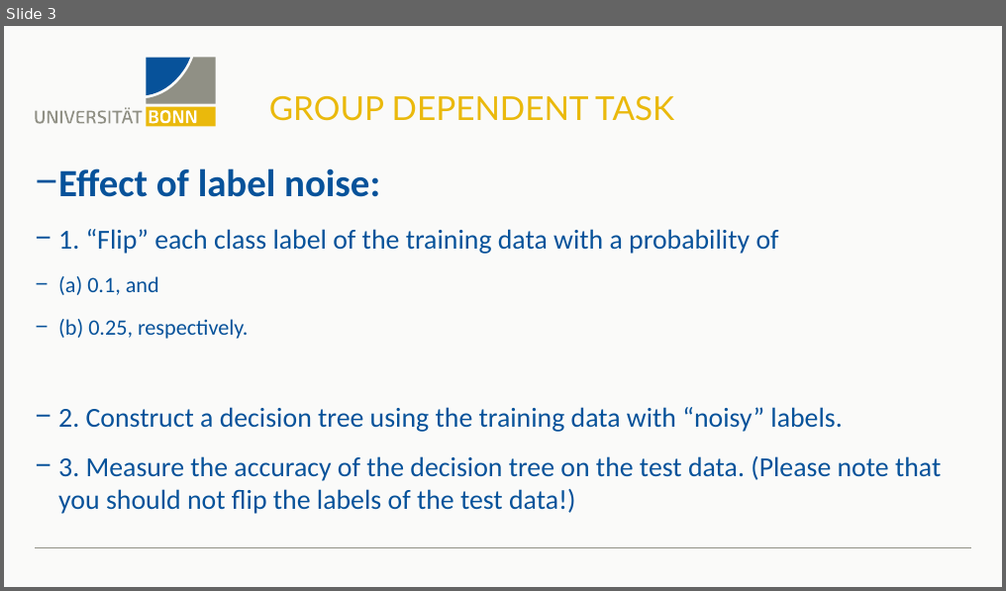
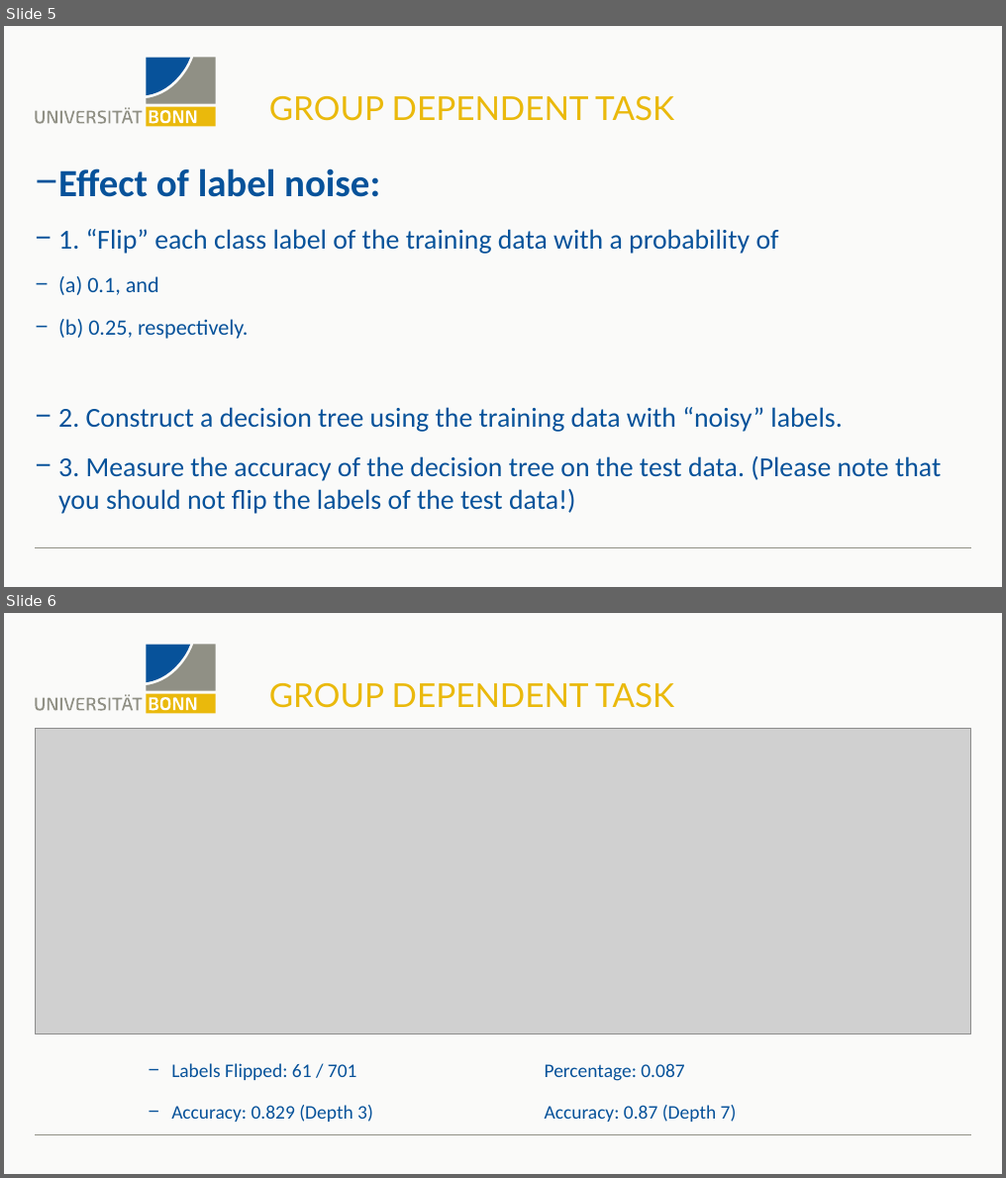
Before and after one commit to MartinFSchmitz/machine_learning, a slide deck: ML_Ass_1_Python27/Präsentation.pptx. Shown one above the other, each under a label of ours: slide 3 before the commit, slides 5 and 6 after it. The pictures are 1006x591 and 1006x1178 pixels, drawn with LibreOffice and Linux fonts; fonts in the diff are those of the drawing; grey boxes stand for pictures. Boxes give left, top, right and bottom in pixels: in the first picture for what was removed or moved away, otherwise in the second. Text is boxed around its words. In the diff, an @@ line names an element or a change of style, - is before the commit and + after.

```diff
--- a/ML_Ass_1_Python27/Präsentation.pptx
+++ b/ML_Ass_1_Python27/Präsentation.pptx
@@ slide 6 added at <box>4,613,1002,1174</box>, background #FAFAF9; not listed: 19 template elements that a slide beside it also shows @@
@@ title added at <box>269,683,674,708</box>, 24 pt, text #EAB90C @@
+GROUP DEPENDENT TASK
@@ picture added at <box>36,729,971,1035</box> @@
@@ text added at <box>171,1063,684,1081</box>, 14 pt, text #07529A @@
+− Labels Flipped: 61 / 701 Percentage: 0.087
@@ text added at <box>171,1105,737,1122</box>, 14 pt, text #07529A @@
+− Accuracy: 0.829 (Depth 3) Accuracy: 0.87 (Depth 7)
@@ what was slide 3 is now slide 5 @@
```
Also in this commit, not shown: 1 slide changed, 4 other slides added, 1 slide removed, 23 other files.
